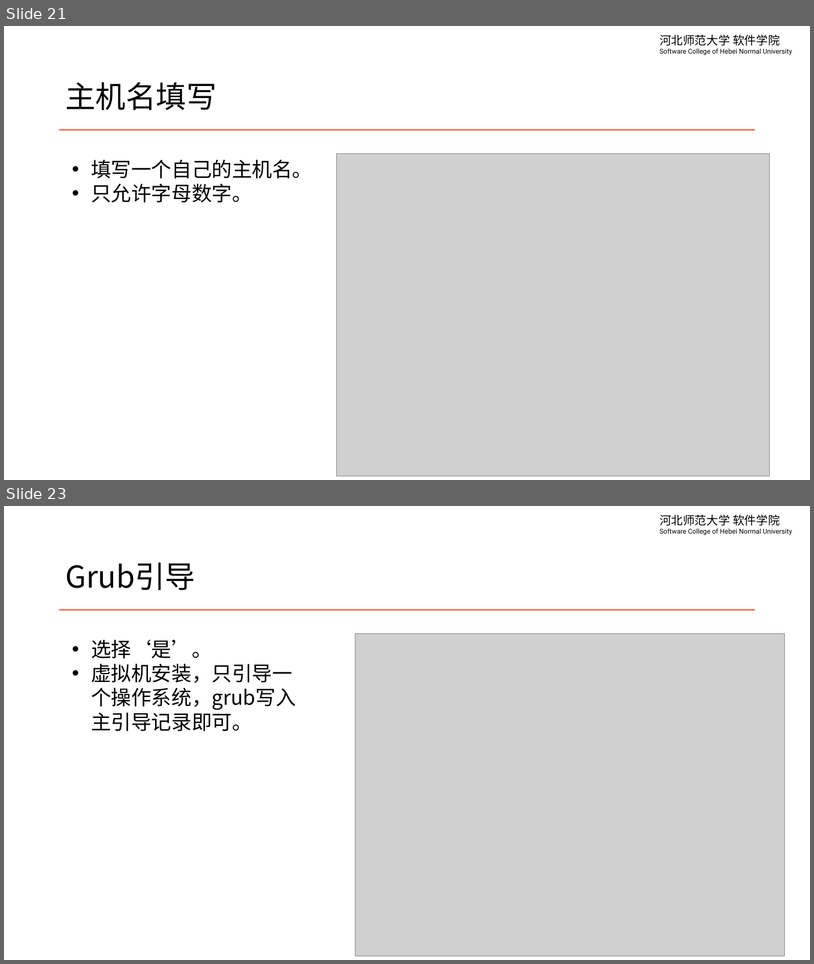
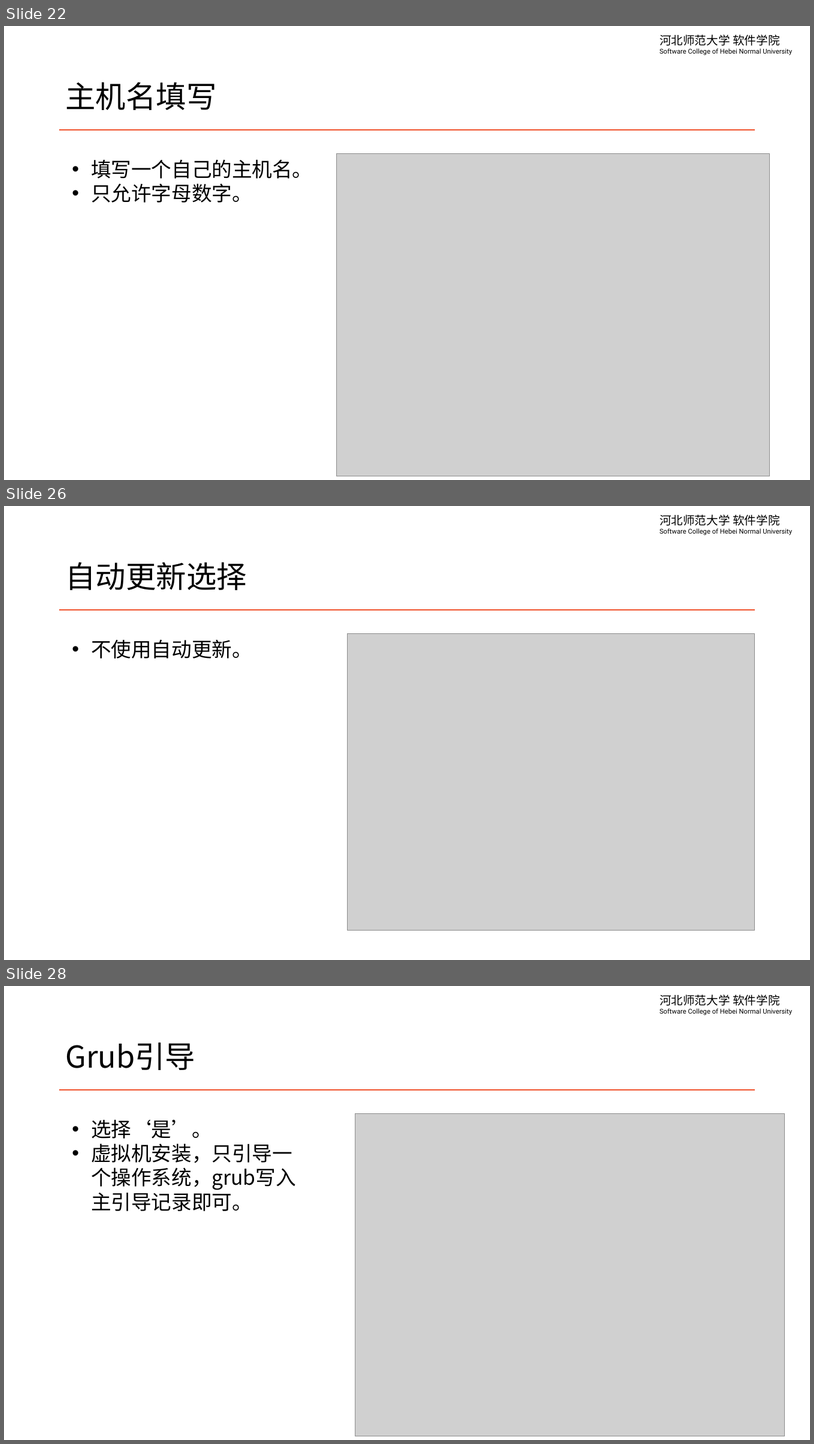
Before and after one commit to edu2act/course-linux-system, a slide deck: materials/slides/ch01-linux-history-and-install.pptx. Shown one above the other, each under a label of ours: slides 21 and 23 before the commit, slides 22, 26 and 28 after it; the slides between them are not shown. The pictures are 814x964 and 814x1444 pixels, drawn with LibreOffice and Linux fonts; fonts in the diff are those of the drawing; grey boxes stand for pictures. Boxes give left, top, right and bottom in pixels: in the first picture for what was removed or moved away, otherwise in the second. Text is boxed around its words. In the diff, an @@ line names an element or a change of style, - is before the commit and + after.

```diff
--- a/materials/slides/ch01-linux-history-and-install.pptx
+++ b/materials/slides/ch01-linux-history-and-install.pptx
@@ slide 26 added at (4,506,810,960), background #FFFFFF; not listed: 2 template elements that a slide beside it also shows @@
@@ title added at (65,562,246,590), 36 pt, text #000000 @@
+自动更新选择
@@ text added at (91,639,252,658), 24 pt, text #000000 @@
+• 不使用自动更新。
@@ picture added at (348,634,755,930) @@
@@ what was slide 21 is now slide 22 @@
@@ what was slide 23 is now slide 28 @@
```
Also in this commit, not shown: 4 slides changed, 4 other slides added, 1 other file.
